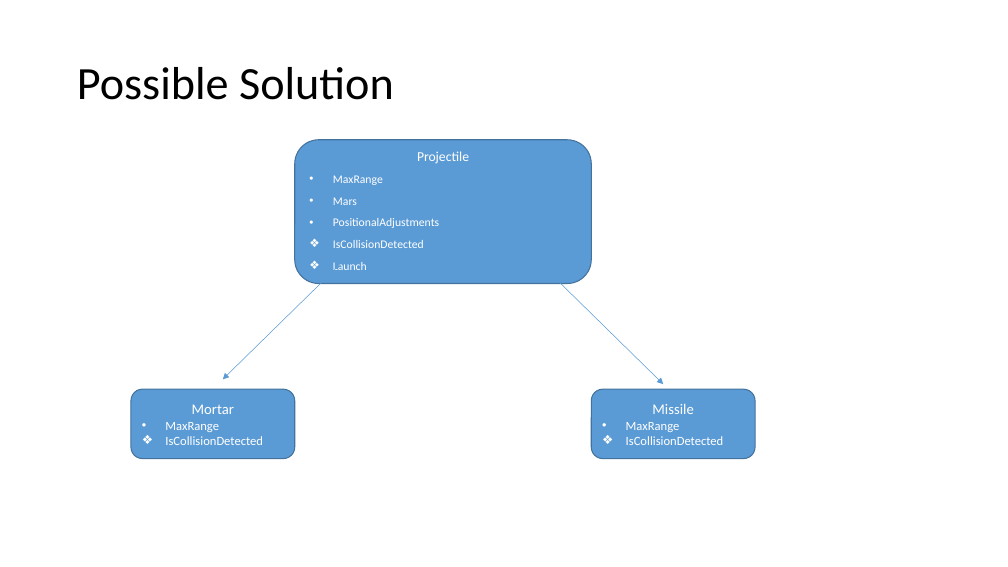
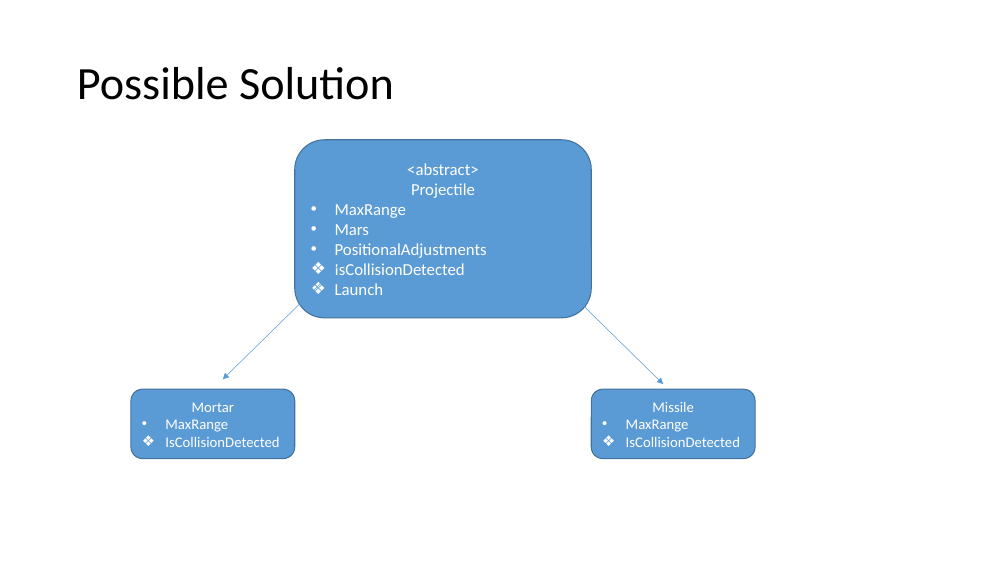
Before and after one commit to PhilipJordan/SOLID, a slide deck: slide 8 of Presentations/OCP Redux.pptx. Drawn at 1008x567 pixels with LibreOffice and Linux fonts; fonts in the diff are those of the drawing; background and template pictures are left out. Boxes give left, top, right and bottom in pixels: in the first picture for what was removed or moved away, otherwise in the second. Text is boxed around its words. In the diff, an @@ line names an element or a change of style, - is before the commit and + after.

```diff
--- a/Presentations/OCP Redux.pptx
+++ b/Presentations/OCP Redux.pptx
@@ text "<abstract>": place and size @@
-text "<abstract>" at (295,140,591,284)
+text "<abstract>" at (295,140,591,318)
@@ text at (407,163,479,175): paragraph added @@
+<abstract>
@@ text at (335,183,487,295): size 12.9 to 16 pt in "Projectile"; size 11.1 to 16 pt in "MaxRange", "Mars", "PositionalAdjustments", "IsCollisionDetected" and 1 more places; line spacing 0.8 to 1; less space between paragraphs @@
@@ text in rounded rectangle at (165,419,279,447): size 12 to 14 pt in "MaxRange", "IsCollisionDetected" @@
@@ text in rounded rectangle at (626,419,740,447): size 12 to 14 pt in "MaxRange", "IsCollisionDetected" @@
```
Also in this commit, not shown: 9 other slides changed, 1 other file.
